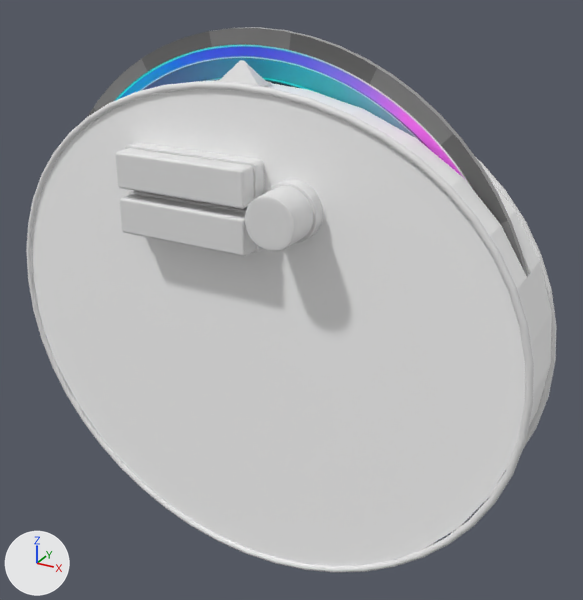
An edit to the glTF model assets/wheel.glb, drawn before and after from the same camera.
Both versions are drawn from a camera (50 mm lens) standing at (2.76, -4.6, 1.41) and looking at (0.23, 0.01, -0.89). Every picture has the same lights, and +X, +Y and +Z are marked at lower left. Where no turn or scale is listed for an object, it has been applied to the vertices. Vertices at the same position are counted once.

The scene before the commit, as lines of its bpy script (objects in view):
```python
me_beziercircle = bpy.data.meshes.new('BezierCircle')
me_beziercircle.from_pydata(...)  # 960 vertices, 1920 faces; spans x -2.02..2.02, y -2.02..1.64, z -0.02..0.02
me_circle_002 = bpy.data.meshes.new('Circle.002')
me_circle_002.from_pydata(...)  # 1344 vertices, 2560 faces; spans x -0.195..0.195, y -0.124..0.0, z -0.195..0.195
me_circle_003 = bpy.data.meshes.new('Circle.003')
me_circle_003.from_pydata(...)  # 1057 vertices, 2048 faces; spans x 0.252..0.603, y -0.63..-0.268, z 0.71..1.06
me_circle_004 = bpy.data.meshes.new('Circle.004')
me_circle_004.from_pydata(...)  # a 64-sided cylinder along y spanning x -1.93..1.93, y -0.02..0.02, z -1.93..1.93
me_circle_004.materials.append(mat_material)  # picture img_wheel
me_roundcube_001 = bpy.data.meshes.new('Roundcube.001')
me_roundcube_001.from_pydata(...)  # 4176 vertices, 8064 faces; spans x -0.517..0.517, y -0.1..0.03, z -0.142..0.142
ob_beziercircle = bpy.data.objects.new('BezierCircle', me_beziercircle)
ob_beziercircle.location = (0.0, -0.301, -1.0)
ob_beziercircle.rotation_euler = (1.571, 0.0, 0.0)  # degrees (90, 0, 0)
ob_beziercircle_001 = bpy.data.objects.new('BezierCircle.001', me_beziercircle)
ob_beziercircle_001.location = (0.0, 0.299, -1.0)
ob_beziercircle_001.rotation_euler = (1.571, 0.0, 0.0)  # degrees (90, 0, 0)
ob_circle_001 = bpy.data.objects.new('Circle.001', me_circle_002)
ob_circle_001.location = (0.428, -0.268, -0.115)
ob_roundcube_001 = bpy.data.objects.new('Roundcube.001', me_roundcube_001)
ob_roundcube_001.location = (-0.314, -0.3, 0.035)
ob_spin_button = bpy.data.objects.new('spin button', me_circle_003)
ob_spin_button.location = (0.0, 0.0, -1.0)
ob_wheel = bpy.data.objects.new('wheel', me_circle_004)
ob_wheel.location = (0.0, -0.001, -1.0)
# also in view: 'Circle' at (0.0, 0.0, -1.19); 'btncube-false' at (-0.31, -0.41, -0.28); 'btncube-true' at (-0.31, -0.41, 0.03)
```
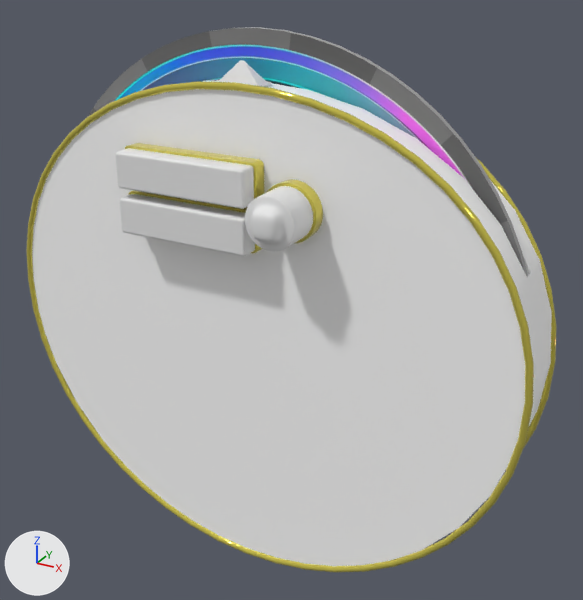
Boxes (x1, y1, x2, y2) around the edits, measured in the pictures (583 x 600 px; the box of a moved part takes in the faces that stretch with it):
'BezierCircle', recoloured (white to yellow): (26, 81, 534, 572) in both
'BezierCircle.001', recoloured (grey to yellow): (477, 159, 556, 471) in both
'Roundcube.001', recoloured (white to yellow): (125, 143, 264, 199) in both
'Circle.001', recoloured (white to yellow): (266, 179, 323, 244) in both
part 1 of me_circle_003, moved or reshaped: (247, 199, 291, 249) in both

The change, as a list of edits to the scene's bpy script:
```text
Add mat_material_003:
    mat_material_003 = principled_material('Material.003')
    mat_material_003.base_color = (0.8, 0.699, 0.0879)  # yellow #e7da54
    mat_material_003.metallic = 0.655
    mat_material_003.roughness = 0.05
    mat_material_003.coat_weight = 1.0
    mat_material_003.coat_roughness = 1.0
Add mat_material_002:
    mat_material_002 = principled_material('Material.002')
    mat_material_002.base_color = (0.8, 0.699, 0.0879)  # yellow #e7da54
    mat_material_002.metallic = 0.655
    mat_material_002.roughness = 0.05
    mat_material_002.coat_weight = 1.0
    mat_material_002.coat_roughness = 1.0
Change me_beziercircle:
    where me_beziercircle.from_pydata(...)  # 960 vertices, 1920 faces; spans x -2.02..2.02, y -2.02..1.64, z -0.02..0.02
    add me_beziercircle.materials.append(mat_material_002)  # yellow #e7da54
Change me_circle_002:
    where me_circle_002.from_pydata(...)  # 1344 vertices, 2560 faces; spans x -0.195..0.195, y -0.124..0.0, z -0.195..0.195
    add me_circle_002.materials.append(mat_material_003)  # yellow #e7da54
Change me_circle_003:
    used by ob_spin_button; location = (0.0, 0.0, -1.0)
    remove me_circle_003.from_pydata(...)  # 1057 vertices, 2048 faces; spans x 0.252..0.603, y -0.63..-0.268, z 0.71..1.06
    add me_circle_003.from_pydata(...)  # 1185 vertices, 2304 faces; spans x 0.252..0.603, y -0.717..-0.268, z 0.71..1.06
    me_circle_003 part 1: 140 vertices moved from x 0.294..0.561, y -0.63, z 0.749..1.021 to x 0.292..0.563, y -0.689..-0.631, z 0.747..1.023; 17 vertices removed from x 0.342..0.513, y -0.63, z 0.797..0.973; 145 vertices added at x 0.331..0.524, y -0.717..-0.641, z 0.789..0.981
Change me_roundcube_001:
    where me_roundcube_001.from_pydata(...)  # 4176 vertices, 8064 faces; spans x -0.517..0.517, y -0.1..0.03, z -0.142..0.142
    add me_roundcube_001.materials.append(mat_material_003)  # yellow #e7da54
```
